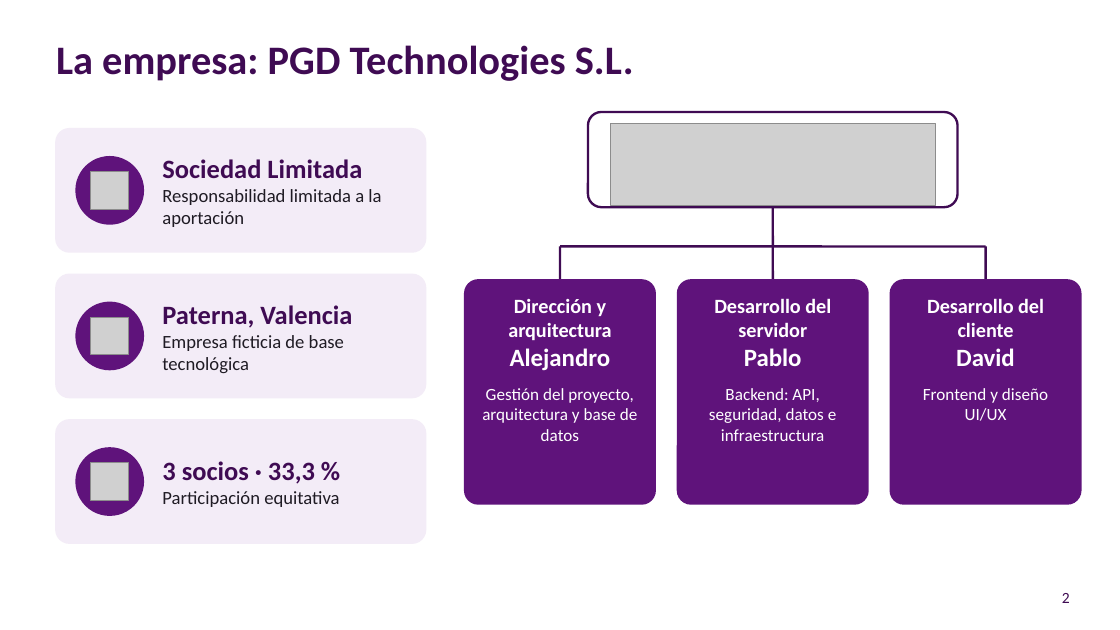
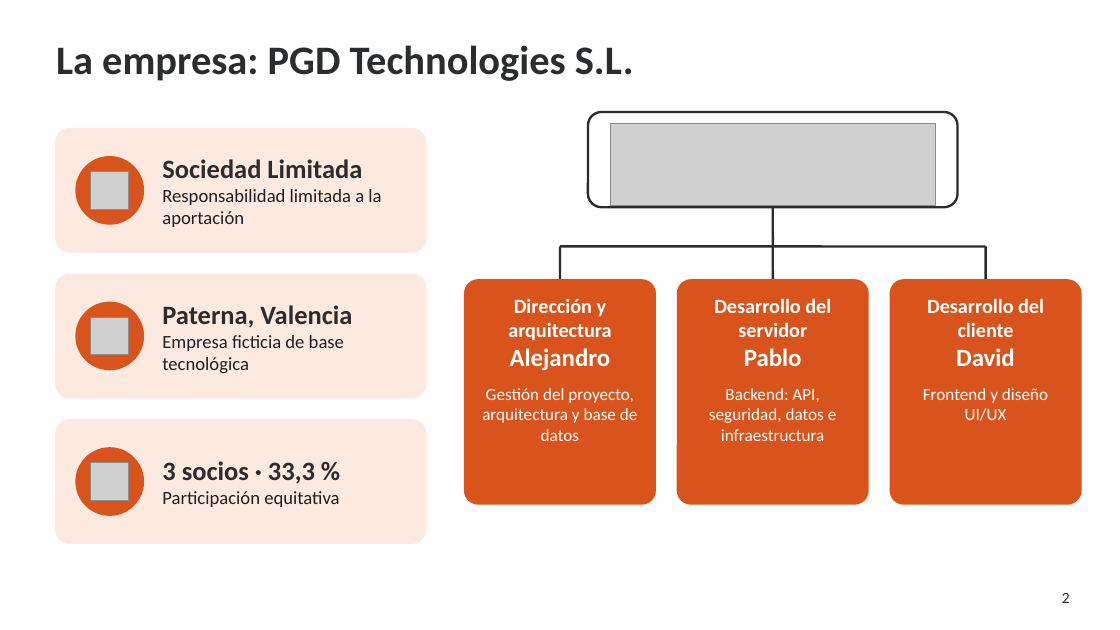
Before and after one commit to pablopedron/SABITECH, a slide deck: slide 2 of documents/Presentacion/07_2_DAW_Intermodular_1Evaluacion_SABITECH_WEB_Presentacion.pptx. Drawn at 1120x630 pixels with LibreOffice and Linux fonts; fonts in the diff are those of the drawing; grey boxes stand for pictures; background and template pictures are left out. Boxes give left, top, right and bottom in pixels: in the first picture for what was removed or moved away, otherwise in the second. Text is boxed around its words. In the diff, an @@ line names an element or a change of style, - is before the commit and + after.

Commit message:
Presentación con los colores de PGD Technologies

```diff
--- a/documents/Presentacion/07_2_DAW_Intermodular_1Evaluacion_SABITECH_WEB_Presentacion.pptx
+++ b/documents/Presentacion/07_2_DAW_Intermodular_1Evaluacion_SABITECH_WEB_Presentacion.pptx
@@ title "La empresa: PGD Technologies S.L." at box(56, 45, 634, 81): text colour #3F0B53 to #2B2C2E @@
@@ rounded rectangle at box(588, 112, 958, 207): outline #3F0B53 1.5 pt to #2B2C2E 1.5 pt @@
@@ text "Sociedad Limitada" at box(162, 159, 381, 227): text colour #3F0B53 to #2B2C2E in "Sociedad Limitada"; text colour #1F1B24 to #1F2023 in "Responsabilidad limitada a la aportación" @@
@@ line (773, 207) - (773, 246): stroke #3F0B53 1.5 pt to #2B2C2E 1.5 pt @@
@@ line (560, 246) - (986, 246): stroke #3F0B53 1.5 pt to #2B2C2E 1.5 pt @@
@@ line (560, 246) - (560, 280): stroke #3F0B53 1.5 pt to #2B2C2E 1.5 pt @@
@@ line (773, 246) - (773, 280): stroke #3F0B53 1.5 pt to #2B2C2E 1.5 pt @@
@@ line (986, 246) - (986, 280): stroke #3F0B53 1.5 pt to #2B2C2E 1.5 pt @@
@@ text "Paterna, Valencia" at box(162, 305, 352, 373): text colour #3F0B53 to #2B2C2E in "Paterna, Valencia"; text colour #1F1B24 to #1F2023 in "Empresa ficticia de base tecnológica" @@
@@ fill #5F137B to #D9531C; outline #5F137B 1 pt to #D9531C 1 pt in 6 elements at box(76, 157, 143, 224), box(76, 302, 143, 370), box(76, 448, 143, 515), box(465, 280, 655, 504), box(678, 280, 868, 504), box(890, 280, 1081, 504) @@
@@ fill #F3ECF7 to #FCE9DF; outline #F3ECF7 1 pt to #FCE9DF 1 pt in 3 elements at box(56, 129, 426, 252), box(56, 274, 426, 398), box(56, 420, 426, 543) @@
@@ text "3 socios · 33,3 %" at box(162, 461, 339, 507): text colour #3F0B53 to #2B2C2E in "3 socios · 33,3 %"; text colour #1F1B24 to #1F2023 in "Participación equitativa" @@
@@ page number at box(1062, 593, 1070, 603): text colour #3F0B53 to #2B2C2E @@
```
Also in this commit, not shown: 14 other slides changed.
